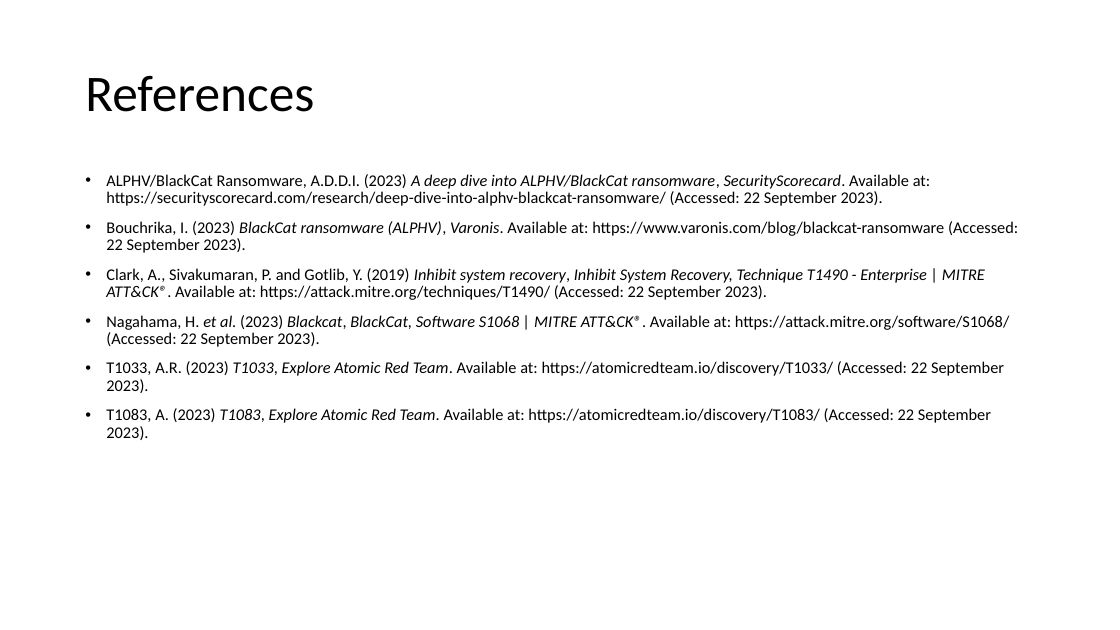
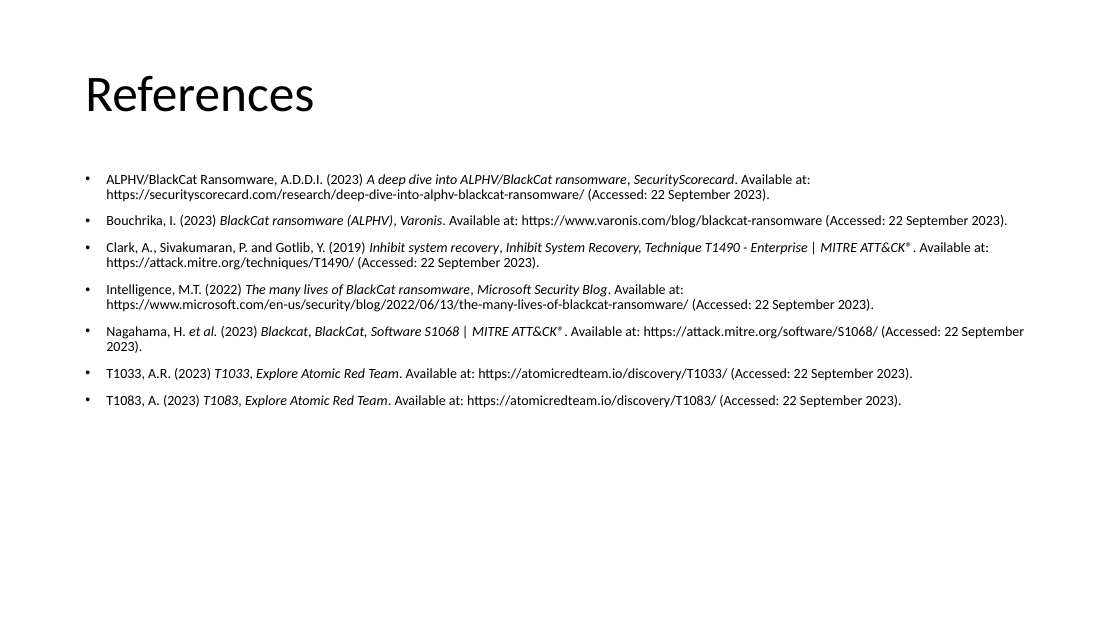
Before and after one commit to CHROME-PLATED-METRO-WOLF/attack, a slide deck: slide 4 of evidence.pptx. Drawn at 1120x630 pixels with LibreOffice and Linux fonts; fonts in the diff are those of the drawing. Boxes give left, top, right and bottom in pixels: in the first picture for what was removed or moved away, otherwise in the second. Text is boxed around its words. In the diff, an @@ line names an element or a change of style, - is before the commit and + after.

Commit message:
references

```diff
--- a/evidence.pptx
+++ b/evidence.pptx
@@ text at (x1=106, y1=174, x2=1024, y2=408): size 14 to 12 pt in "ALPHV/BlackCat Ransomware, A.D.D.I. (2023) A deep dive ...", "Bouchrika, I. (2023) BlackCat ransomware (ALPHV), Varonis. ...", "Clark, A., Sivakumaran, P. and Gotlib, Y. ...", "Nagahama, H. et al. (2023) Blackcat, BlackCat, ..." and 2 more places @@
@@ text at (x1=106, y1=284, x2=874, y2=312): paragraph added @@
+• Intelligence, M.T. (2022) The many lives of BlackCat ransomware, Microsoft Security Blog. Available at: https://www.microsoft.com/en-us/security/blog/2022/06/13/the-many-lives-of-blackcat-ransomware/ (Accessed: 22 September 2023).
```
